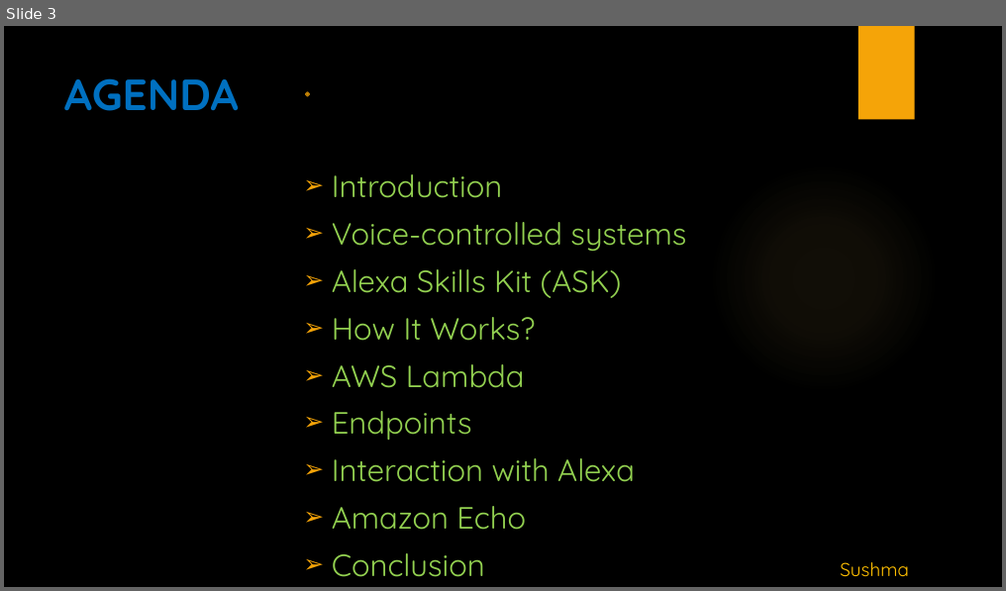
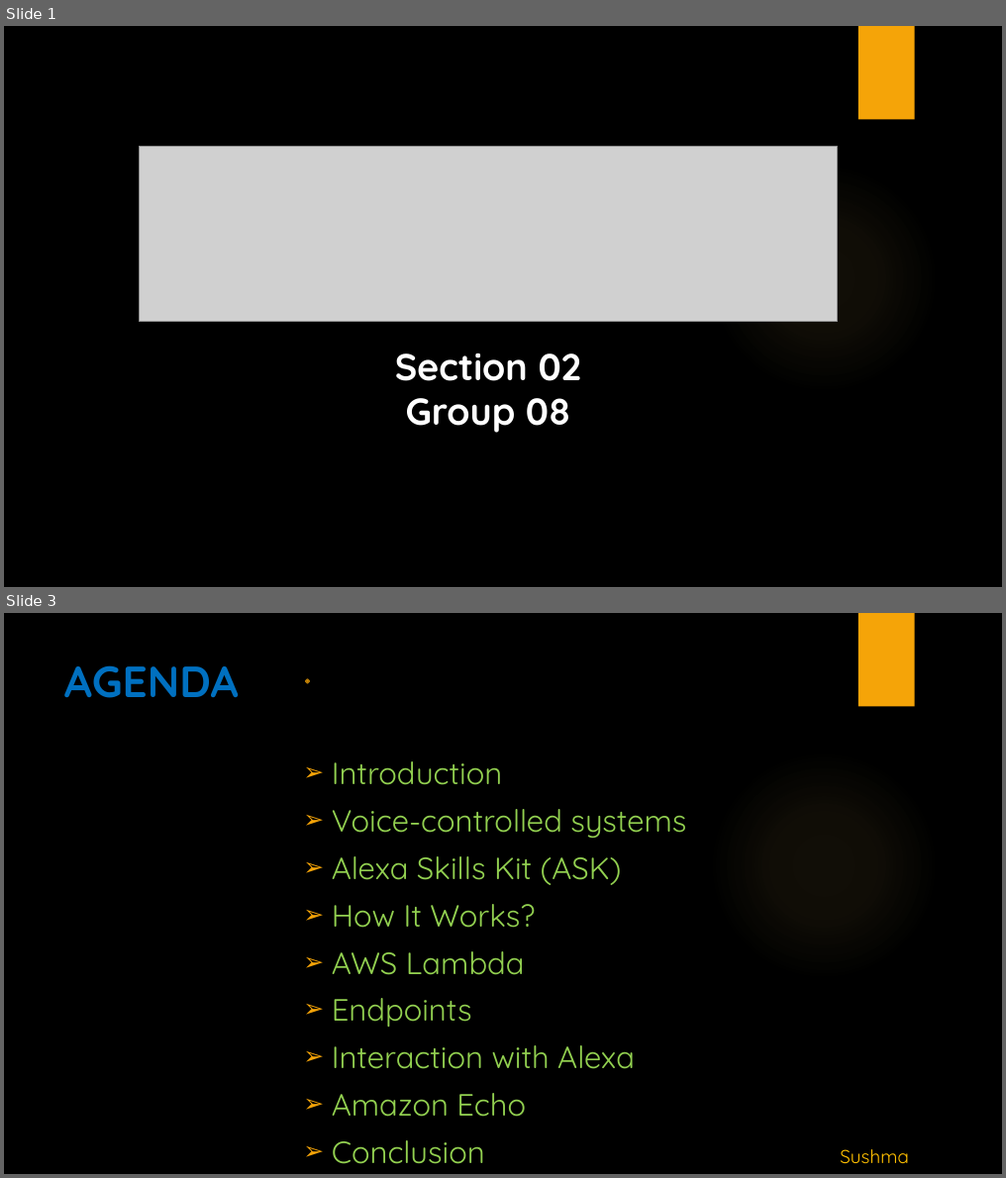
Before and after one commit to alekhyajaddu/alexa-project, a slide deck: Alexa ppt.pptx. Shown one above the other, each under a label of ours: slide 3 before the commit, slides 1 and 3 after it; the slides between them are not shown. The pictures are 1006x591 and 1006x1178 pixels, drawn with LibreOffice and Linux fonts; fonts in the diff are those of the drawing; grey boxes stand for pictures; background and template pictures are left out. Boxes give left, top, right and bottom in pixels: in the first picture for what was removed or moved away, otherwise in the second. Text is boxed around its words. In the diff, an @@ line names an element or a change of style, - is before the commit and + after.

Commit message:
added group repository.

```diff
--- a/Alexa ppt.pptx
+++ b/Alexa ppt.pptx
@@ slide 1 added at box(4, 26, 1002, 587), background picture (left out); not listed: 2 template elements that a slide beside it also shows @@
@@ picture added at box(139, 147, 838, 322) @@
@@ text added at box(395, 354, 581, 433), 36 pt, text #FFFFFF, bold @@
+Section 02 Group 08
```
Also in this commit, not shown: 1 slide changed, 1 slide removed.
